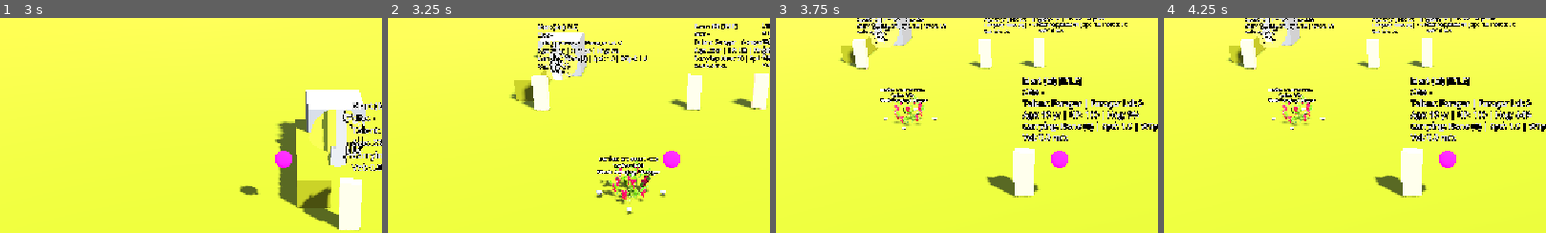
Above: before the commit, frames 1-4 (left to right).
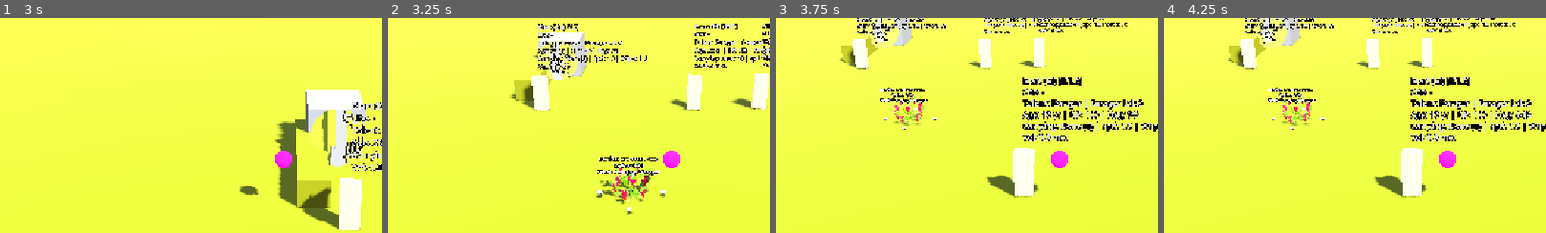
Above: after the commit, the same moments.

Repository: snowydad/Tribe
Game: Godot game, scene res://src/main/main.tscn
Same seed, same stepped clock (60 frames per second), same inputs: the game is played once before the commit and once after it. The project has no main scene, so this scene is started directly.
Inputs (mouse positions are % of the whole screen's width and height, from its top left):
- Up to frame 1 (3 s): tap Enter at 0.5, 2 s; move the mouse to (72, 45) at 0.52 s; tap 0 at 0.6 s; click (72, 45) at 0.67 s; tap Space at 1.25 s; drag from (30, 55) to (45, 70) at 1.27 s; move the mouse to (60, 28) at 2.02 s; tap 2 at 2.1 s; click (60, 28) at 2.17 s; drag from (45, 70) to (20, 35) at 2.77 s
- Up to frame 2 (3.25 s): no input
- Up to frame 3 (3.75 s): move the mouse to (80, 65) at 3.52 s; tap 4 at 3.6 s; click (80, 65) at 3.67 s
- Up to frame 4 (4.25 s): no input
The pictures show only the part of the screen within x 13-63%, y 17-67%; the shares and areas given below are measured in that part.

Frame 1 is identical in both runs. In frame 2, 0.1% of the frame differs, in the area x 61-67%, y 72-84%; in frame 3, less than 0.1%; in frame 4, less than 0.1%.

Commit message:
Minor syntax fixes

Diff:
--- a/assets/models/environment/Material.tres
+++ b/assets/models/environment/Material.tres
@@ -11,11 +11,15 @@
 albedo_texture = ExtResource("1_rd2mg")
 metallic_specular = 0.11
 roughness = 0.96
-clearcoat = 0.0
-clearcoat_roughness = 1.0
+rim = 0.49
+rim_tint = 1.0
+clearcoat_roughness = 0.0
+ao_light_affect = 1.0
+ao_on_uv2 = true
 subsurf_scatter_strength = 1.0
-backlight = Color(0.27600002, 0.46, 0, 1)
-refraction_scale = 0.07
-proximity_fade_distance = 0.1
-stencil_flags = 2
+backlight_enabled = true
+backlight = Color(0.33, 0.55, 0, 1)
+refraction_scale = 0.44
+proximity_fade_distance = 0.01
+stencil_flags = 1
 metadata/_gltf_primary_texture_coord = 0
Not shown, changed: assets/config/character.ini
Not shown, changed: assets/config/items.ini
